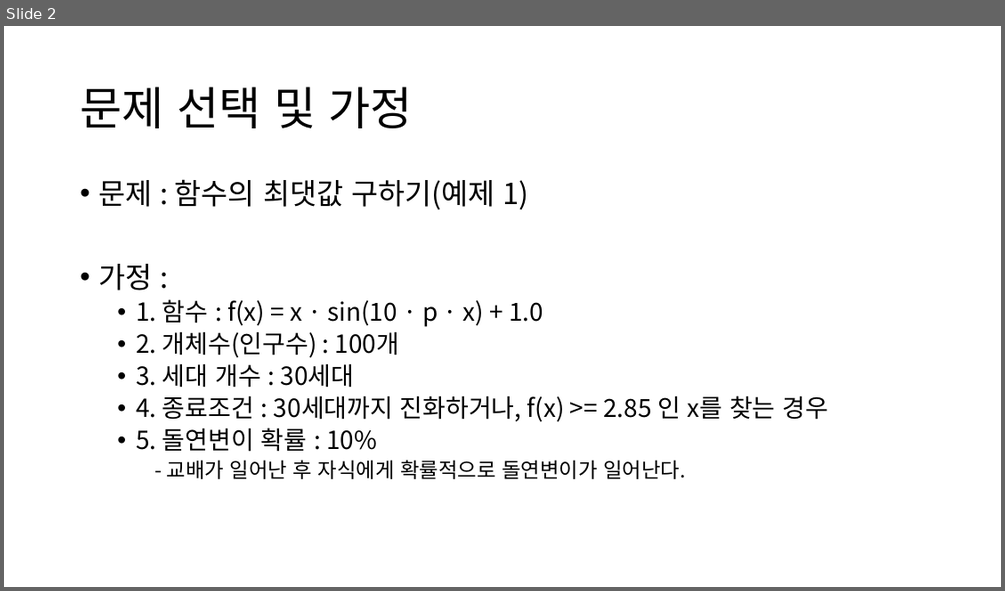
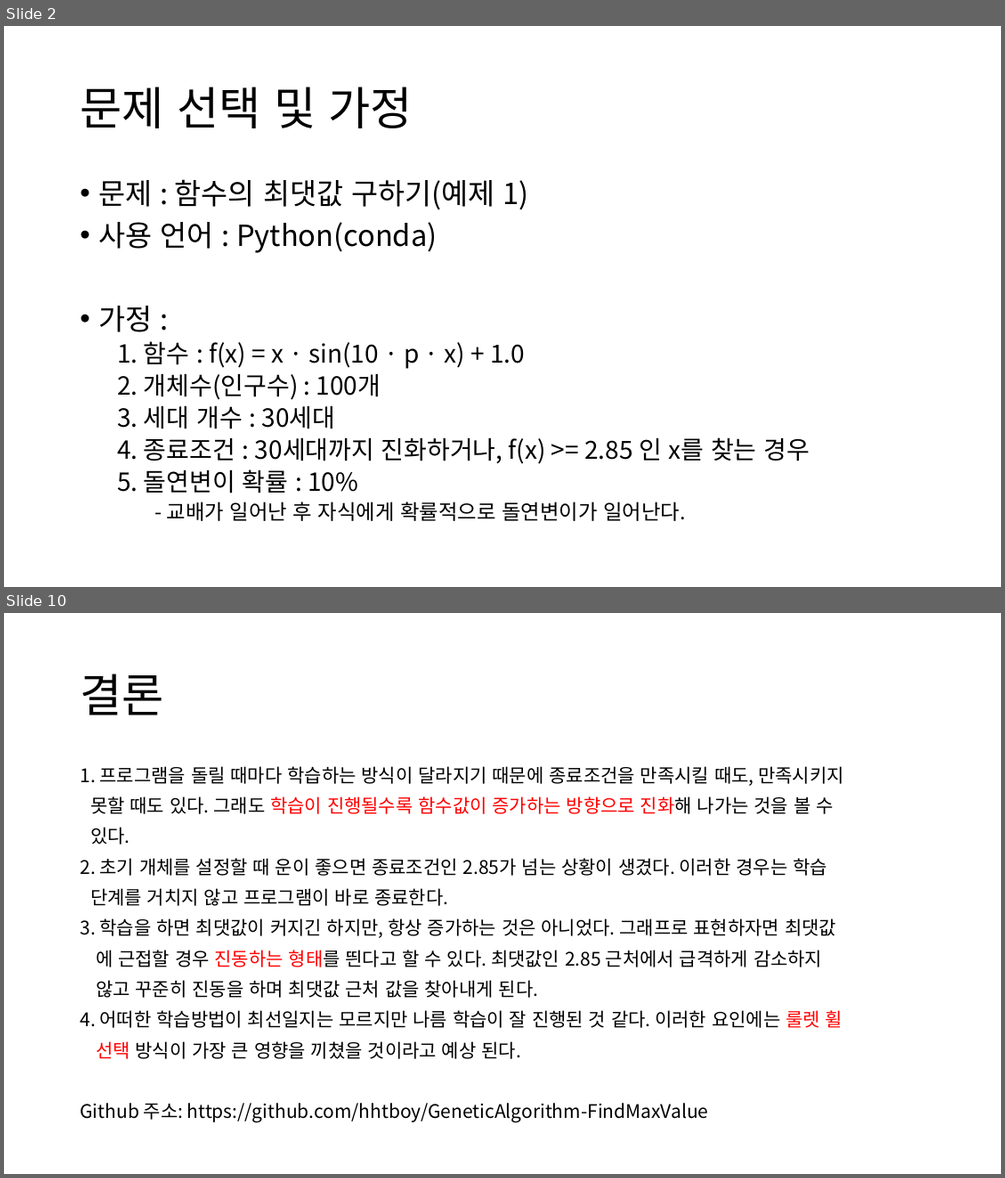
Before and after one commit to hhtboy/GeneticAlgorithm-FindMaxValue, a slide deck: 과제3_2019124206_황현택.pptx. Shown one above the other, each under a label of ours: slide 2 before the commit, slides 2 and 10 after it; the slides between them are not shown. The pictures are 1005x591 and 1005x1178 pixels, drawn with LibreOffice and Linux fonts; fonts in the diff are those of the drawing. Boxes give left, top, right and bottom in pixels: in the first picture for what was removed or moved away, otherwise in the second. Text is boxed around its words. In the diff, an @@ line names an element or a change of style, - is before the commit and + after.

```diff
--- a/과제3_2019124206_황현택.pptx
+++ b/과제3_2019124206_황현택.pptx
@@ slide 10 added at <box>4,613,1001,1174</box>, background #FFFFFF @@
@@ title added at <box>80,674,163,715</box>, 44 pt, text #000000 @@
+결론
@@ text added at <box>80,766,844,1123</box>, 18 pt, text #000000 @@
+1. 프로그램을 돌릴 때마다 학습하는 방식이 달라지기 때문에 종료조건을 만족시킬 때도, 만족시키지
+못할 때도 있다. 그래도 학습이 진행될수록 함수값이 증가하는 방향으로 진화해 나가는 것을 볼 수
+있다.
+2. 초기 개체를 설정할 때 운이 좋으면 종료조건인 2.85가 넘는 상황이 생겼다. 이러한 경우는 학습
+단계를 거치지 않고 프로그램이 바로 종료한다.
+3. 학습을 하면 최댓값이 커지긴 하지만, 항상 증가하는 것은 아니었다. 그래프로 표현하자면 최댓값
+에 근접할 경우 진동하는 형태를 띈다고 할 수 있다. 최댓값인 2.85 근처에서 급격하게 감소하지
+않고 꾸준히 진동을 하며 최댓값 근처 값을 찾아내게 된다.
+4. 어떠한 학습방법이 최선일지는 모르지만 나름 학습이 잘 진행된 것 같다. 이러한 요인에는 룰렛 휠
+선택 방식이 가장 큰 영향을 끼쳤을 것이라고 예상 된다.
+Github 주소: https://github.com/hhtboy/GeneticAlgorithm-FindMaxValue
@@ slide 2 changed as well @@
@@ text at <box>98,222,437,253</box>: paragraph added @@
+• 사용 언어 : Python(conda)
@@ text at <box>117,341,809,493</box>: bullet • to none @@
```
Also in this commit, not shown: 1 other slide changed, 7 other slides added, 1 other file.
